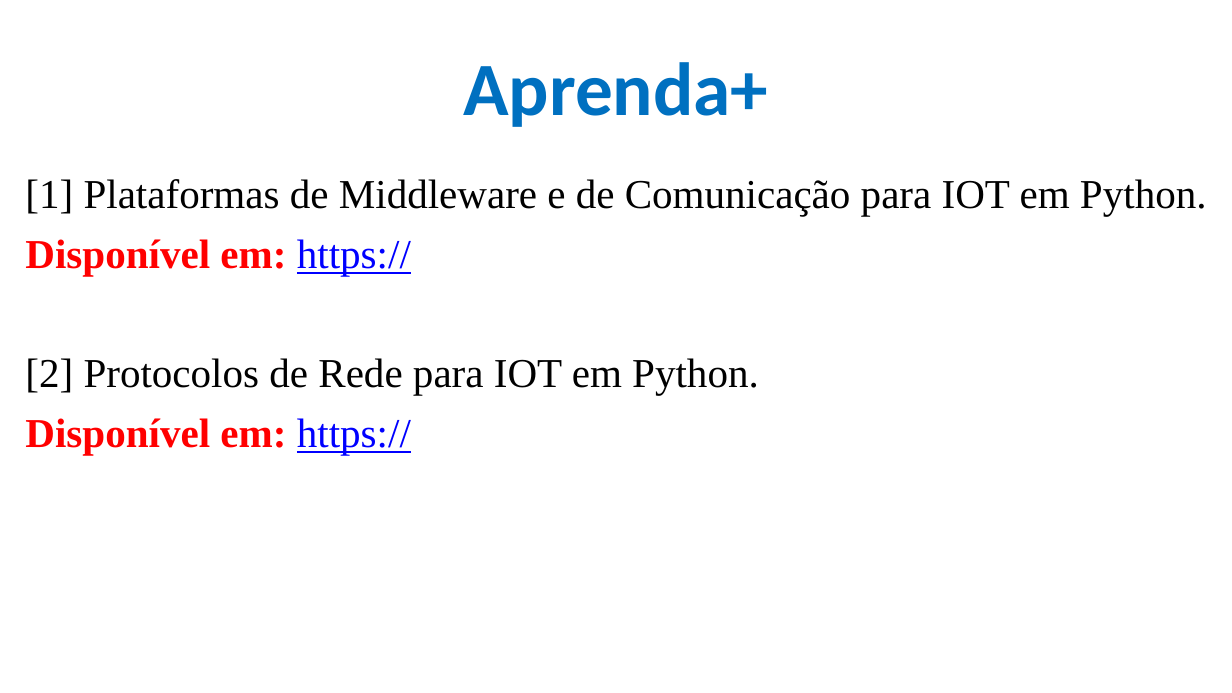
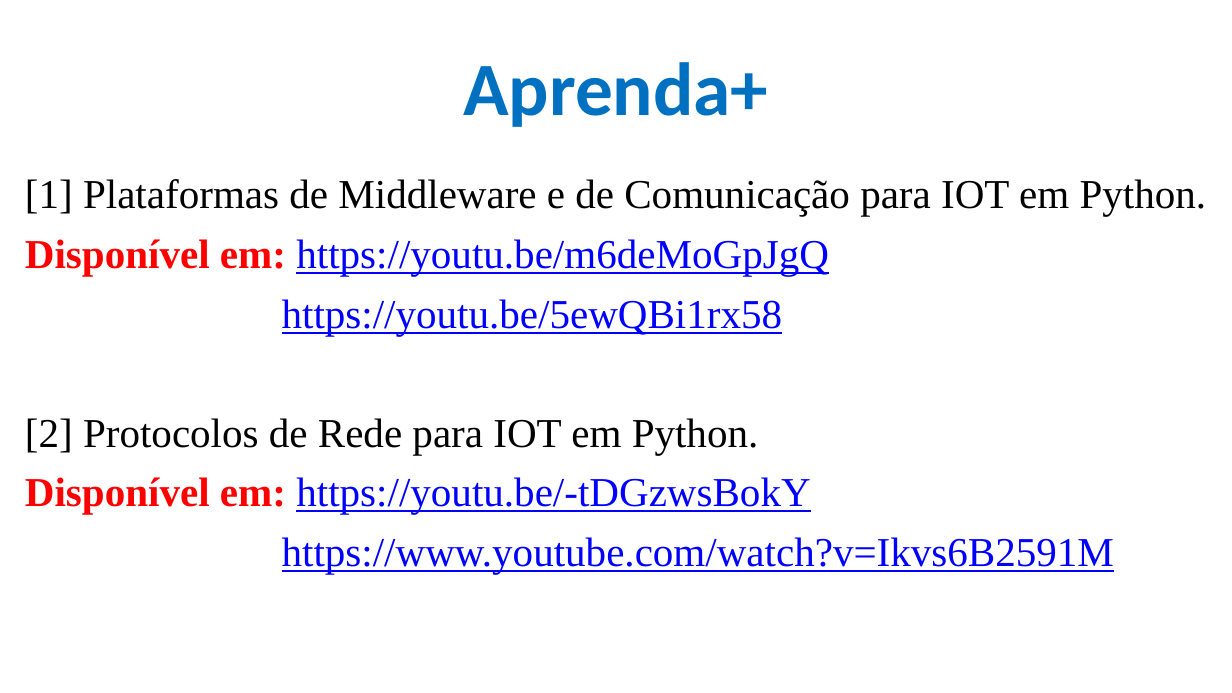
Before and after one commit to CloudEducationBrazil/WydenArea1AplicacaoCloudIndustria40Python, a slide deck: slide 30 of 01 Classes/Aula 02 - Aplicação Cloud Indústria 40 Python.pptx (slide 8 before the commit). Drawn at 1232x693 pixels with LibreOffice and Linux fonts; fonts in the diff are those of the drawing; background and template pictures are left out. Boxes give left, top, right and bottom in pixels: in the first picture for what was removed or moved away, otherwise in the second. Text is boxed around its words. In the diff, an @@ line names an element or a change of style, - is before the commit and + after.

```diff
--- a/01 Classes/Aula 02 - Aplicação Cloud Indústria 40 Python.pptx
+++ b/01 Classes/Aula 02 - Aplicação Cloud Indústria 40 Python.pptx
@@ text at (x1=25, y1=239, x2=829, y2=335): text changed; text colour #FF0000 to #0000FF; bold off @@
-Disponível em: https://
+Disponível em: https://youtu.be/m6deMoGpJgQ
+https://youtu.be/5ewQBi1rx58
@@ text at (x1=25, y1=477, x2=1114, y2=574): text changed; text colour #FF0000 to #0000FF; bold off @@
-Disponível em: https://
+Disponível em: https://youtu.be/-tDGzwsBokY
+https://www.youtube.com/watch?v=Ikvs6B2591M
```
Also in this commit, not shown: 7 other slides changed, 22 slides added, 2 other files.
